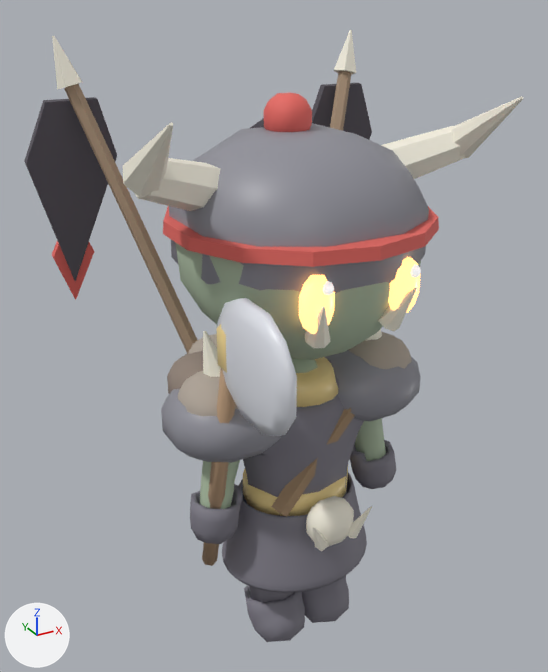
The glTF model assets/models/mob_orc_warlord.glb, before and after one commit.
One viewpoint serves both versions: a camera (50 mm lens) standing at (-1.04, -1.75, 1.92) and looking at (-0.05, 0.06, 1.02). Every picture has the same lights, and +X, +Y and +Z are marked at lower left. The older version comes first. Vertices at exactly the same position are counted once.

Script lines for the objects in view, before the commit:
```python
me_arm_plate_body_collar_mesh = bpy.data.meshes.new('arm_plate_body_collar_mesh')
me_arm_plate_body_collar_mesh.from_pydata(...)  # a 16-sided cut cone along z (radius 0.13 at the low end, 0.101 at the high end) spanning x -0.13..0.13, y -0.13..0.13, z 0.87..0.94
me_arm_plate_body_collar_mesh.materials.append(mat_trim)  # yellow #f3da95
me_mob_orc_warlord_fur0_mesh = bpy.data.meshes.new('mob_orc_warlord_fur0_mesh')
me_mob_orc_warlord_fur0_mesh.from_pydata(...)  # 56 vertices, 108 faces; spans x -0.375..-0.167, y -0.122..0.086, z 0.819..0.981
me_mob_orc_warlord_fur0_mesh.materials.append(mat_m_mob_orc_warlord_fur2)  # grey #b5aa9e
me_wpn_main_axe2h_mesh = bpy.data.meshes.new('wpn_main_axe2h_mesh')
me_wpn_main_axe2h_mesh.from_pydata(...)  # 92 vertices, 172 faces; spans x -0.328..-0.262, y -0.476..0.052, z 0.31..1.284
# faces by material slot: [20, 108, 44]
me_wpn_main_axe2h_mesh.materials.append(mat_m_wood)  # beige #bc9b7c
me_wpn_main_axe2h_mesh.materials.append(mat_m_metal)  # white #e5e7ef
me_wpn_main_axe2h_mesh.materials.append(mat_trim)  # yellow #f3da95
ob_arm_plate_body_collar = bpy.data.objects.new('arm_plate_body_collar', me_arm_plate_body_collar_mesh)
ob_arm_plate_body_collar.location = (0.0, 0.0, 0.0)
ob_mob_orc_warlord_fur0 = bpy.data.objects.new('mob_orc_warlord_fur0', me_mob_orc_warlord_fur0_mesh)
ob_mob_orc_warlord_fur0.location = (0.0, 0.0, 0.0)
ob_wpn_main_axe2h = bpy.data.objects.new('wpn_main_axe2h', me_wpn_main_axe2h_mesh)
ob_wpn_main_axe2h.location = (0.0, 0.0, 0.0)
# also in view: 'mob_orc_warlord_beltskull' at (0.0, -0.2, 0.51); 'mob_orc_warlord_head' at (0.0, 0.0, 1.3); 'mob_orc_warlord_fur1' at (-0.25, 0.11, 0.9); 'arm_plate_body_belt' at (0.0, 0.0, 0.54); 'mob_orc_warlord_pole-1' at (-0.28, 0.35, 1.14)
```
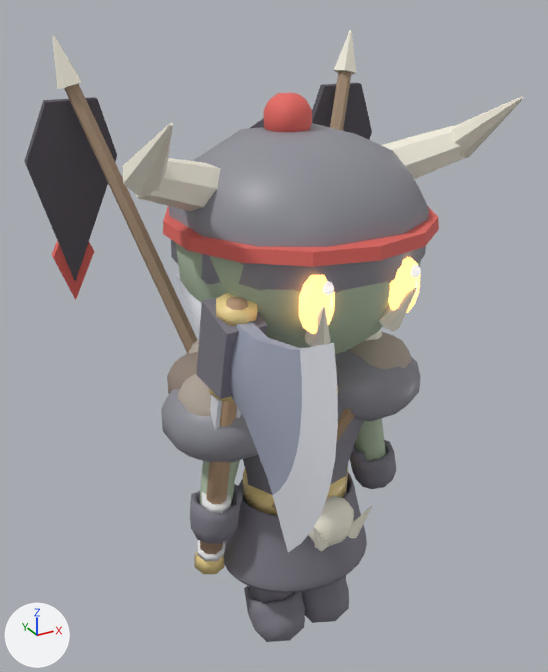
Diff of the bpy script that builds the scene:
```diff
--- a/assets/models/mob_orc_warlord.glb.py
+++ b/assets/models/mob_orc_warlord.glb.py
@@ mat_m_axe_cheek @@
+mat_m_axe_cheek = principled_material('m_axe_cheek')
+mat_m_axe_cheek.base_color = (0.38, 0.41, 0.52)  # light grey #a6acbf
@@ mat_m_leather @@
+mat_m_leather = principled_material('m_leather')
+mat_m_leather.base_color = (0.42, 0.27, 0.17)  # beige #ad8e73
+mat_m_leather.roughness = 0.8
@@ mat_tint2 @@
+mat_tint2 = principled_material('tint2')
+mat_tint2.base_color = (0.85, 0.85, 0.85)  # white #ededed
+mat_tint2.roughness = 0.6
@@ me_wpn_main_axe2h_mesh @@
 # used by ob_wpn_main_axe2h; location = (0.0, 0.0, 0.0)
-me_wpn_main_axe2h_mesh.from_pydata(...)  # 92 vertices, 172 faces; spans x -0.328..-0.262, y -0.476..0.052, z 0.31..1.284
+me_wpn_main_axe2h_mesh.from_pydata(...)  # 225 vertices, 402 faces; spans x -0.358..-0.232, y -0.656..0.175, z 0.293..1.325
+# me_wpn_main_axe2h_mesh part 1: the loose piece of 56 vertices spanning x -0.328..-0.262, y -0.476..-0.114, z 0.977..1.284 is rebuilt with 81 vertices and now spans x -0.332..-0.258, y -0.656..-0.15, z 0.7..1.325
+# me_wpn_main_axe2h_mesh part 2: the loose piece of 12 vertices spanning x -0.316..-0.274, y -0.22..0.052, z 0.31..1.223 is rebuilt with 16 vertices and now spans x -0.327..-0.263, y -0.235..0.05, z 0.346..1.271
+# me_wpn_main_axe2h_mesh part 3: the loose piece of 24 vertices spanning x -0.325..-0.265, y -0.21..-0.14, z 1.07..1.19 is deleted
+# me_wpn_main_axe2h_mesh part 4
+# 49 vertices are added at x -0.346..-0.244, y -0.086..0.081, z 0.293..0.61
+# 9 new vertices lie (0.0, 0.006, -0.023) away from vertices in x -0.34..-0.25, y -0.073..0.055, z 0.385..0.606
+# 6 new vertices lie (0.0, 0.006, -0.024) away from vertices in x -0.34..-0.25, y -0.086..0.001, z 0.378..0.61
+# 28 new faces join them, mat_trim (yellow #f3da95)
+# 28 new faces join them, mat_m_leather (beige #ad8e73)
+# 56 new faces join them, mat_tint2 (white #ededed)
+# me_wpn_main_axe2h_mesh part 5
+# 43 vertices are added at x -0.358..-0.232, y -0.261..0.175, z 0.779..1.273
+# 8 new vertices lie (0.012, 0.0, 0.0) away from vertices in x -0.331..-0.271, y -0.166..-0.069, z 0.779..1.021
+# 7 new vertices lie (0.0, 0.008, -0.033) away from vertices in x -0.347..-0.242, y -0.187..-0.1, z 1.024..1.046
+# 6 new vertices lie (0.0, 0.009, -0.032) away from vertices in x -0.347..-0.242, y -0.244..-0.172, z 1.251..1.269
+# 56 new faces join them, mat_trim (yellow #f3da95)
+# 36 new faces join them, mat_m_metal (white #e5e7ef)
+# 12 new faces join them, mat_m_mob_orc_warlord_cloth (grey #7e7c86)
 me_wpn_main_axe2h_mesh.materials.append(mat_m_wood)
@@ me_wpn_main_axe2h_mesh @@
 me_wpn_main_axe2h_mesh.materials.append(mat_trim)
+me_wpn_main_axe2h_mesh.materials.append(mat_m_leather)  # beige #ad8e73
+me_wpn_main_axe2h_mesh.materials.append(mat_tint2)  # white #ededed
+me_wpn_main_axe2h_mesh.materials.append(mat_m_axe_cheek)  # light grey #a6acbf
+me_wpn_main_axe2h_mesh.materials.append(mat_m_mob_orc_warlord_cloth)  # grey #7e7c86
```

Boxes (x1, y1, x2, y2) around the edits, measured in the pictures (548 x 672 px):
'wpn_main_axe2h', reshaped (70% wider, 12% taller)
    before: (202, 298, 297, 566)
    after: (176, 274, 338, 574)
part 1 of me_wpn_main_axe2h_mesh, rebuilt
    before: (217, 298, 297, 436)
    after: (230, 321, 338, 552)
part 2 of me_wpn_main_axe2h_mesh, rebuilt
    before: (202, 368, 235, 566)
    after: (206, 297, 248, 504)
part 3 of me_wpn_main_axe2h_mesh, deleted
    before: (217, 324, 227, 373)
part 4 of me_wpn_main_axe2h_mesh, added
    after: (194, 492, 231, 574)
part 5 of me_wpn_main_axe2h_mesh, added
    after: (176, 274, 267, 429)
'arm_plate_body_torso', unchanged, covered by the edit
    before: (242, 360, 364, 516)
    after: (242, 378, 364, 508)
'arm_plate_body_collar', unchanged, covered by the edit
    before: (296, 357, 338, 407)
